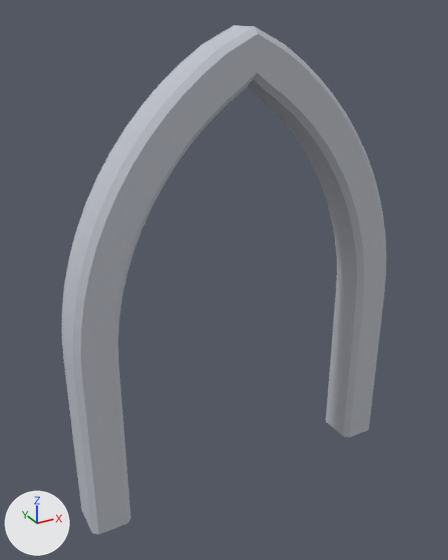
Two versions of the FBX model Assets/HollowCurrent/Resources/Castle/PointedArch.fbx, one commit apart.
Camera for both pictures: a 50 mm camera at (-3.15, -5.35, 5.24) aimed at (-0.16, 0.08, 2.52). The axes (+X, +Y, +Z) are drawn at lower left. The lights are the same throughout. The older version comes first. Where no turn or scale is listed for an object, it has been applied to the vertices.

In view in the first picture: 'PointedArch'.
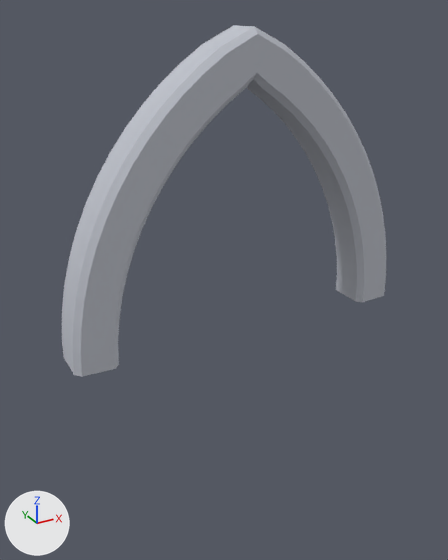
The change in detail:
me_pointedarch is used by ob_pointedarch; location (0.0, 0.0, 0.0).
me_pointedarch had 248 vertices, 492 faces and spanned x -1.95..1.95, y -0.25..0.25, z 0.0..5.08.
me_pointedarch now has 232 vertices, 460 faces and spans x -1.95..1.95, y -0.25..0.25, z 1.99..5.08.
Part 1, on me_pointedarch:
13 vertices are removed from x 1.5..1.95, y -0.25..0.25, z 0.0..2.0.
36 faces are deleted.
1 vertex moves from x 1.5, y 0.19, z 2.0 to x 1.5, y 0.19, z 1.99.
5 vertices are added at (1.5, -0.19, 1.99), (1.89, -0.25, 2.01), (1.95, -0.19, 2.01), (1.95, 0.19, 2.01), (1.56, 0.25, 1.99).
20 new faces join them.
Part 2, on me_pointedarch:
15 vertices are removed from x -1.95..-1.5, y -0.25..0.25, z 0.0..2.0.
37 faces are deleted.
1 vertex moves from x -1.95, y 0.19, z 2.0 to x -1.95, y 0.19, z 2.01.
7 vertices are added at x -1.95..-1.5, y -0.25..0.25, z 1.99..2.01.
21 new faces join them.

Where the change shows, as pixel boxes [x1, y1, x2, y2] in the pictures (448 x 560 px):
'PointedArch', reshaped (31% shorter): before [62, 25, 386, 534]; after [62, 25, 386, 377]
part 1 of me_pointedarch, cut back: before [326, 273, 386, 437]; after [336, 273, 386, 302]
part 2 of me_pointedarch, cut back: before [62, 336, 131, 534]; after [62, 336, 119, 377]
